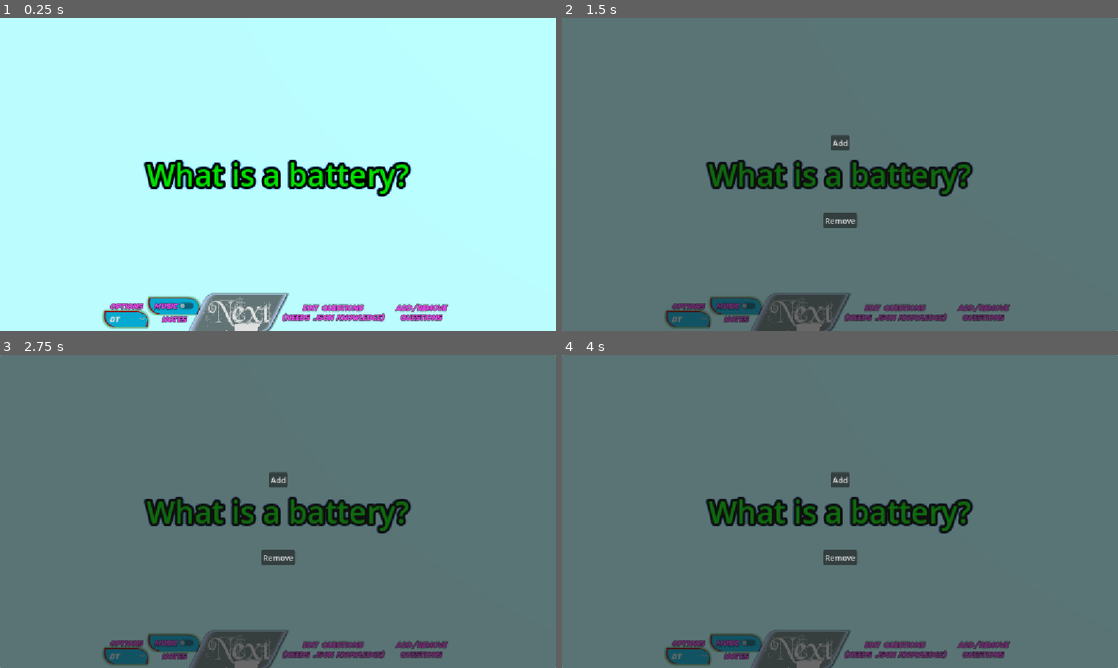
Above: before the commit, frames 1-4 (two rows, left to right).
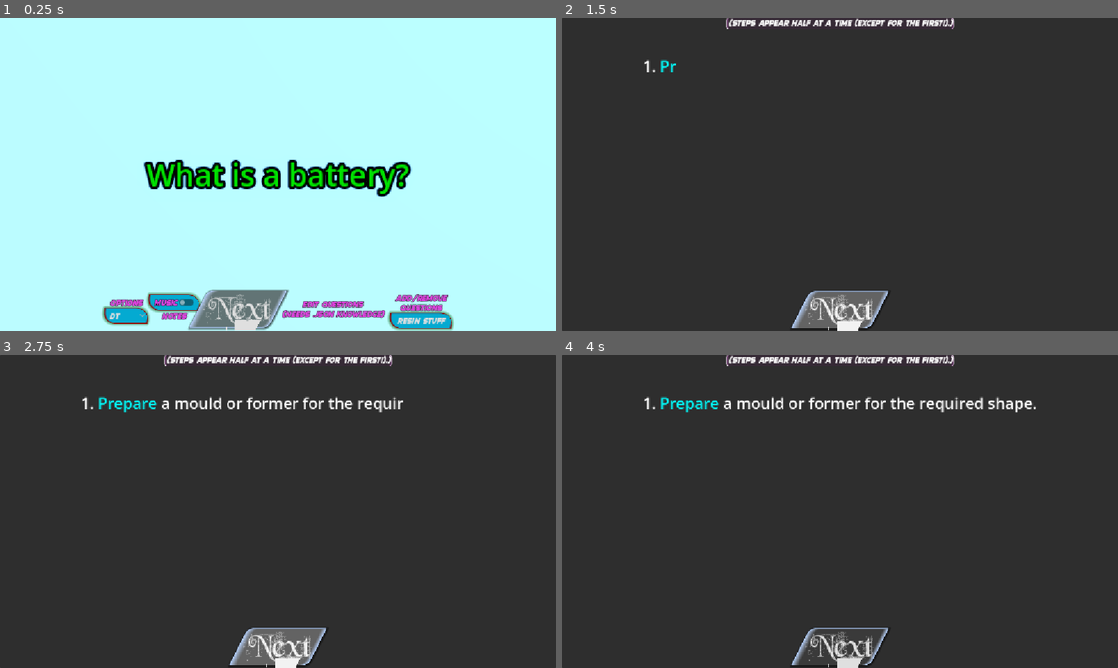
Above: after the commit, the same moments.

Repository: FreeformWave544/Revision
Game: Godot game, scene res://UI/main.tscn
Same seed, same stepped clock (60 frames per second), same inputs: the game is played once before the commit and once after it. Sound files missing from this copy of the repository are replaced by a short silence.
Inputs (mouse positions are in pixels of both pictures, inside the frame that each line leads up to):
- Up to frame 1 (0.25 s): no input
- Up to frame 2 (1.5 s): click (984, 321) at 0.5 s, where only the run after the commit has a clickable "Resin Stuff"; click "Next" at 1.25 s
- Up to frame 3 (2.75 s): click "Next" at 2 s
- Up to frame 4 (4 s): click (689, 655) at 2.75 s, where only the run before the commit has a clickable "DT"; click (734, 655) at 3.5 s, where only the run before the commit has a clickable "Notes"

The runs differ from the first frame. In frame 1, 4.4% of the frame differs, in the area x 18-82%, y 86-100%; in frame 2, 98%; in frame 3, 98%; in frame 4, 98%, in the area x 0-100%, y 0-100%.

Commit message:
Added a feature relevant to me.
Customisation of it will come later.

Diff:
--- a/UI/main.gd
+++ b/UI/main.gd
@@ -188,7 +188,6 @@
 	questions[subject] = new_questions
 	print("Questions synced from ", multiplayer.get_remote_sender_id())
 	_save_questions_to_browser()
-
 	if not questions[subject].has(word):
 		word = questions[subject].keys().pick_random()
 		definition = questions[subject][word]
@@ -218,3 +217,6 @@
 
 func _on_options_pressed() -> void:
 	get_tree().change_scene_to_file("res://scenes/menus/options_menu/master_options_menu_with_tabs.tscn")
+
+func _on_resins_pressed() -> void:
+	get_tree().change_scene_to_file("res://scenes/carbon_glass.tscn")
--- a/UI/main.tscn
+++ b/UI/main.tscn
@@ -183,9 +183,10 @@
 anchor_top = 1.0
 anchor_right = 0.5
 anchor_bottom = 1.0
-offset_left = -283.5
-offset_top = -76.0
-offset_right = 283.5
+offset_left = -350.0
+offset_top = -83.0
+offset_right = 350.0
+offset_bottom = -7.0
 grow_horizontal = 2
 grow_vertical = 0
 theme = ExtResource("9_p2g6k")
@@ -255,6 +256,10 @@
 visible = false
 layout_mode = 2
 text = "Host Questions"
+
+[node name="Resins" type="Button" parent="ClickStuff" unique_id=1663063032]
+layout_mode = 2
+text = "Resin Stuff"
 
 [node name="AnimationPlayer" type="AnimationPlayer" parent="." unique_id=693215841]
 libraries/ = SubResource("AnimationLibrary_emhnf")
@@ -418,6 +423,7 @@
 [connection signal="pressed" from="ClickStuff/Questions" to="." method="_on_questions_pressed"]
 [connection signal="pressed" from="ClickStuff/AddRemove" to="." method="_on_add_remove_pressed"]
 [connection signal="pressed" from="ClickStuff/Host" to="." method="_on_host_pressed"]
+[connection signal="pressed" from="ClickStuff/Resins" to="." method="_on_resins_pressed"]
 [connection signal="finished" from="BGMusic" to="." method="_on_bg_music_finished"]
 [connection signal="pressed" from="AddRem/Add" to="AddRem" method="_on_add_pressed"]
 [connection signal="pressed" from="AddRem/Remove" to="AddRem" method="_on_remove_pressed"]
--- /dev/null
+++ b/scenes/carbon_glass.gd
@@ -0,0 +1,44 @@
+extends Control
+signal PlayNext
+
+@onready var label := $Panel/RichTextLabel
+var stops = [53, 99, 175, 255, 311, 388, 470, 521, 658]
+var karma = 5
+
+func _ready() -> void: next()
+
+func next():
+	label.self_modulate.r = 255 - karma
+	label.self_modulate.b = 255 - karma
+	for i in range(len(stops)):
+		await PlayNext
+		if i != 0:
+			while label.visible_characters <= stops[i] - (stops[i] - stops[i - 1]) / 2:
+				label.visible_characters += 1
+				var speed = lerp(0.01, 0.05, karma / 5.0)
+				await get_tree().create_timer(speed).timeout
+			await PlayNext
+		while label.visible_characters != stops[i]:
+			label.visible_characters += 1
+			var speed = lerp(0.01, 0.05, karma / 10.0)
+			await get_tree().create_timer(speed).timeout
+	await PlayNext
+	$CenterContainer.show()
+	$AudioStreamPlayer.play()
+
+func _on_next_pressed() -> void:
+	PlayNext.emit()
+
+func _on_yes_pressed() -> void:
+	karma += 5
+	$CenterContainer.hide()
+	$Panel/RichTextLabel.visible_characters = 0
+	$AudioStreamPlayer.stop()
+	next()
+
+func _on_no_pressed() -> void:
+	karma -= 5
+	$CenterContainer.hide()
+	$Panel/RichTextLabel.visible_characters = 0
+	$AudioStreamPlayer.stop()
+	next()
--- /dev/null
+++ b/scenes/carbon_glass.tscn
@@ -0,0 +1,190 @@
+[gd_scene format=3 uid="uid://ddmmjstdgaa2p"]
+
+[ext_resource type="Script" uid="uid://ssw15umkaw4s" path="res://scenes/carbon_glass.gd" id="1_losec"]
+[ext_resource type="FontFile" uid="uid://cvn4vhcn5c1ii" path="res://Assets/Fonts/Beyond Wonderland.ttf" id="2_akyfg"]
+[ext_resource type="AudioStream" uid="uid://cwdkjt62sxali" path="res://Logo #9 (Extended).mp3" id="3_esd4t"]
+[ext_resource type="Theme" uid="uid://ce3a5c6k6j0ok" path="res://mainTheme.tres" id="4_1onrv"]
+
+[sub_resource type="StyleBoxFlat" id="StyleBoxFlat_esd4t"]
+bg_color = Color(0.6, 0.6, 0.6, 0.29411766)
+skew = Vector2(0.5, 0)
+border_width_left = 15
+border_width_top = 1
+border_width_right = 10
+border_width_bottom = 1
+border_color = Color(0.7007377, 0.8065815, 0.97720724, 1)
+border_blend = true
+corner_radius_top_left = 10
+corner_radius_top_right = 1
+corner_radius_bottom_right = 10
+corner_radius_bottom_left = 1
+corner_detail = 20
+expand_margin_left = 5.0
+expand_margin_right = 5.0
+shadow_size = 5
+shadow_offset = Vector2(1, 1)
+
+[sub_resource type="StyleBoxFlat" id="StyleBoxFlat_1onrv"]
+bg_color = Color(0.32172772, 0.32172805, 0.32172796, 1)
+skew = Vector2(0.5, 0)
+border_width_left = 15
+border_width_top = 1
+border_width_right = 10
+border_width_bottom = 1
+border_color = Color(0.7007377, 0.8065815, 0.97720724, 1)
+border_blend = true
+corner_radius_top_left = 10
+corner_radius_top_right = 1
+corner_radius_bottom_right = 10
+corner_radius_bottom_left = 1
+corner_detail = 20
+expand_margin_left = 5.0
+expand_margin_right = 5.0
+shadow_size = 5
+shadow_offset = Vector2(1, 1)
+
+[sub_resource type="StyleBoxFlat" id="StyleBoxFlat_mgoy1"]
+bg_color = Color(0.6, 0.6, 0.6, 0.6)
+skew = Vector2(0.5, 0)
+border_width_left = 15
+border_width_top = 1
+border_width_right = 10
+border_width_bottom = 1
+border_color = Color(0.7007377, 0.8065815, 0.97720724, 1)
+border_blend = true
+corner_radius_top_left = 10
+corner_radius_top_right = 1
+corner_radius_bottom_right = 10
+corner_radius_bottom_left = 1
+corner_detail = 20
+expand_margin_left = 5.0
+expand_margin_right = 5.0
+shadow_size = 5
+shadow_offset = Vector2(1, 1)
+
+[sub_resource type="StyleBoxEmpty" id="StyleBoxEmpty_s2nf5"]
+
+[node name="CarbonGlass" type="Control" unique_id=902066685]
+layout_mode = 3
+anchors_preset = 15
+anchor_right = 1.0
+anchor_bottom = 1.0
+grow_horizontal = 2
+grow_vertical = 2
+script = ExtResource("1_losec")
+
+[node name="Panel" type="Panel" parent="." unique_id=1060868554]
+layout_mode = 1
+anchors_preset = 15
+anchor_right = 1.0
+anchor_bottom = 1.0
+grow_horizontal = 2
+grow_vertical = 2
+
+[node name="RichTextLabel" type="RichTextLabel" parent="Panel" unique_id=426548112]
+layout_mode = 1
+anchors_preset = 15
+anchor_right = 1.0
+anchor_bottom = 1.0
+grow_horizontal = 2
+grow_vertical = 2
+theme_override_font_sizes/normal_font_size = 32
+bbcode_enabled = true
+text = "1. [color=cyan]Prepare[/color] a mould or former for the required shape.
+2. [color=cyan]Apply release agent[/color] to the mould or former.
+3. Apply the [color=cyan]first resin coat[/color] (or gel coat for GRP) to the [color=red]mould or former.[/color]
+4. Apply the [color=cyan]GRP [color=purple]matting or woven[/color][/color] carbon fibre sheet on top of the first coat.
+5. Apply another [color=red]coat of resin[/color] and work in the material.
+6. [color=cyan]Repeat stages 4 & 5[/color] until the required thickness of material is achieved.
+7. Seal the workpiece in a [color=cyan]vacuum bag[/color] and place in an oven for the resin to [color=green]cure[/color].
+8. [color=cyan]Release[/color] the workpiece from the [color=cyan]mould or former[/color].
+9. [color=cyan]Trim and finish[/color] the workpiece."
+fit_content = true
+horizontal_alignment = 1
+vertical_alignment = 1
+visible_characters_behavior = 1
+
+[node name="Next" type="Button" parent="Panel" unique_id=520977122]
+layout_mode = 1
+anchors_preset = 7
+anchor_left = 0.5
+anchor_top = 1.0
+anchor_right = 0.5
+anchor_bottom = 1.0
+offset_left = -77.0
+offset_top = -82.0
+offset_right = 77.0
+offset_bottom = -6.0
+grow_horizontal = 2
+grow_vertical = 0
+theme_override_fonts/font = ExtResource("2_akyfg")
+theme_override_font_sizes/font_size = 64
+theme_override_styles/normal = SubResource("StyleBoxFlat_esd4t")
+theme_override_styles/pressed = SubResource("StyleBoxFlat_1onrv")
+theme_override_styles/hover = SubResource("StyleBoxFlat_mgoy1")
+theme_override_styles/focus = SubResource("StyleBoxEmpty_s2nf5")
+text = "Next"
+
+[node name="AudioStreamPlayer" type="AudioStreamPlayer" parent="." unique_id=2014710203]
+stream = ExtResource("3_esd4t")
+
+[node name="CenterContainer" type="Panel" parent="." unique_id=816322567]
+visible = false
+layout_mode = 1
+anchors_preset = 15
+anchor_right = 1.0
+anchor_bottom = 1.0
+offset_left = 389.3333
+offset_top = 219.0
+offset_right = -389.3333
+offset_bottom = -219.0
+grow_horizontal = 2
+grow_vertical = 2
+
+[node name="CenterContainer" type="CenterContainer" parent="CenterContainer" unique_id=2032081635]
+layout_mode = 1
+anchors_preset = 8
+anchor_left = 0.5
+anchor_top = 0.5
+anchor_right = 0.5
+anchor_bottom = 0.5
+offset_left = -81.5
+offset_top = -29.0
+offset_right = 81.5
+offset_bottom = 29.0
+grow_horizontal = 2
+grow_vertical = 2
+scale = Vector2(2, 2)
+pivot_offset_ratio = Vector2(0.5, 0.5)
+
+[node name="FlowContainer" type="FlowContainer" parent="CenterContainer/CenterContainer" unique_id=1105535260]
+layout_mode = 2
+alignment = 1
+
+[node name="Label" type="Label" parent="CenterContainer/CenterContainer/FlowContainer" unique_id=666727844]
+layout_mode = 2
+text = "Did You Do Adquate?"
+
+[node name="Yes" type="Button" parent="CenterContainer/CenterContainer/FlowContainer" unique_id=1610044351]
+layout_mode = 2
+text = "Yes"
+
+[node name="No" type="Button" parent="CenterContainer/CenterContainer/FlowContainer" unique_id=647736414]
+layout_mode = 2
+text = "No"
+
+[node name="Label" type="Label" parent="." unique_id=419307113]
+layout_mode = 1
+anchors_preset = 5
+anchor_left = 0.5
+anchor_right = 0.5
+offset_left = -20.0
+offset_right = 20.0
+offset_bottom = 23.0
+grow_horizontal = 2
+theme = ExtResource("4_1onrv")
+text = "(Steps appear half at a time (except for the first!).)"
+
+[connection signal="pressed" from="Panel/Next" to="." method="_on_next_pressed"]
+[connection signal="pressed" from="CenterContainer/CenterContainer/FlowContainer/Yes" to="." method="_on_yes_pressed"]
+[connection signal="pressed" from="CenterContainer/CenterContainer/FlowContainer/No" to="." method="_on_no_pressed"]
Not shown, added: Logo #9 (Extended).mp3.import
Not shown, changed: export_presets.cfg
Not shown, added: scenes/carbon_glass.gd.uid
Not shown, added: Logo #9 (Extended).mp3
